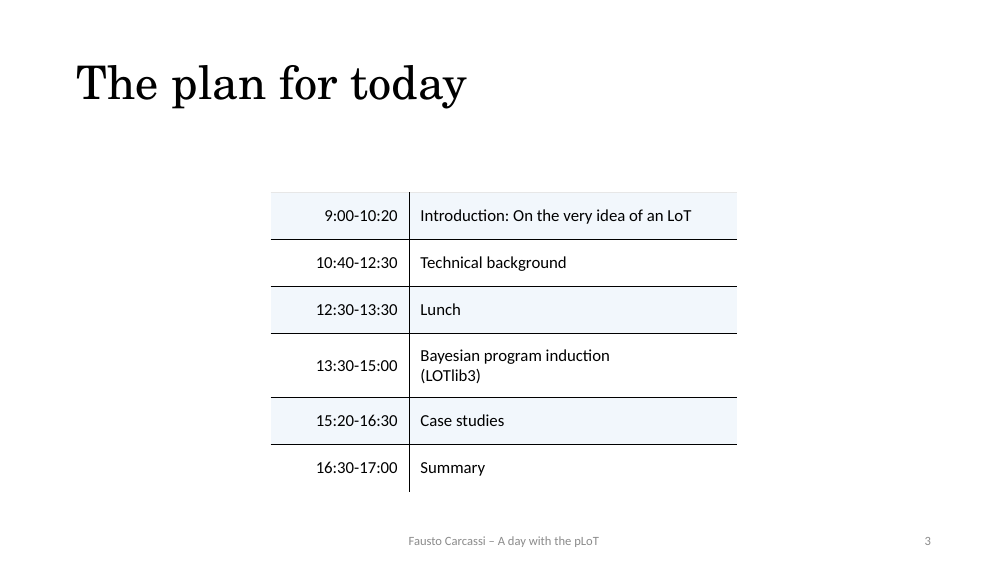
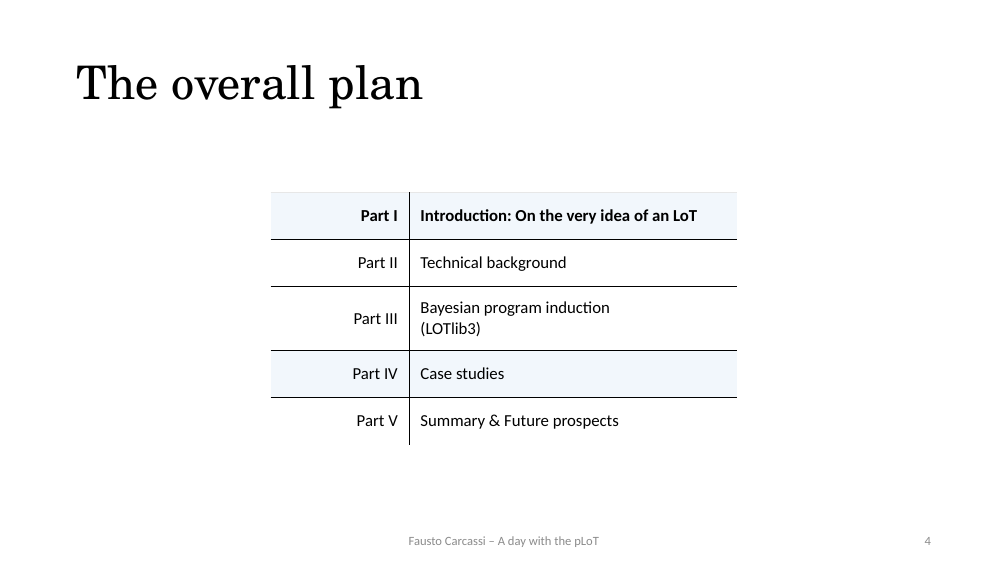
Before and after one commit to thelogicalgrammar/pLoT_workshop, a slide deck: slide 4 of book/lectures/1.pptx (slide 3 before the commit). Drawn at 1008x567 pixels with LibreOffice and Linux fonts; fonts in the diff are those of the drawing. Boxes give left, top, right and bottom in pixels: in the first picture for what was removed or moved away, otherwise in the second. Text is boxed around its words. In the diff, an @@ line names an element or a change of style, - is before the commit and + after.

```diff
--- a/book/lectures/1.pptx
+++ b/book/lectures/1.pptx
@@ title at (77, 65, 424, 109): text changed @@
-The plan for today
+The overall plan
@@ table at (271, 193, 737, 445) @@
-row 1: 9:00-10:20 | Introduction: On the very idea of an LoT
-row 2: 10:40-12:30 | Technical background
-row 3: 12:30-13:30 | Lunch
-row 4: 13:30-15:00 | Bayesian program induction / (LOTlib3)
-row 5: 15:20-16:30 | Case studies
-row 6: 16:30-17:00 | Summary
+row 1: Part I | Introduction: On the very idea of an LoT
+row 2: Part II | Technical background
+row 3: Part III | Bayesian program induction / (LOTlib3)
+row 4: Part IV | Case studies
+row 5: Part V | Summary & Future prospects
@@ page number at (925, 537, 931, 545): text changed @@
-3
+4
```
Also in this commit, not shown: 8 other slides changed, 6 slides added, 18 other files.
